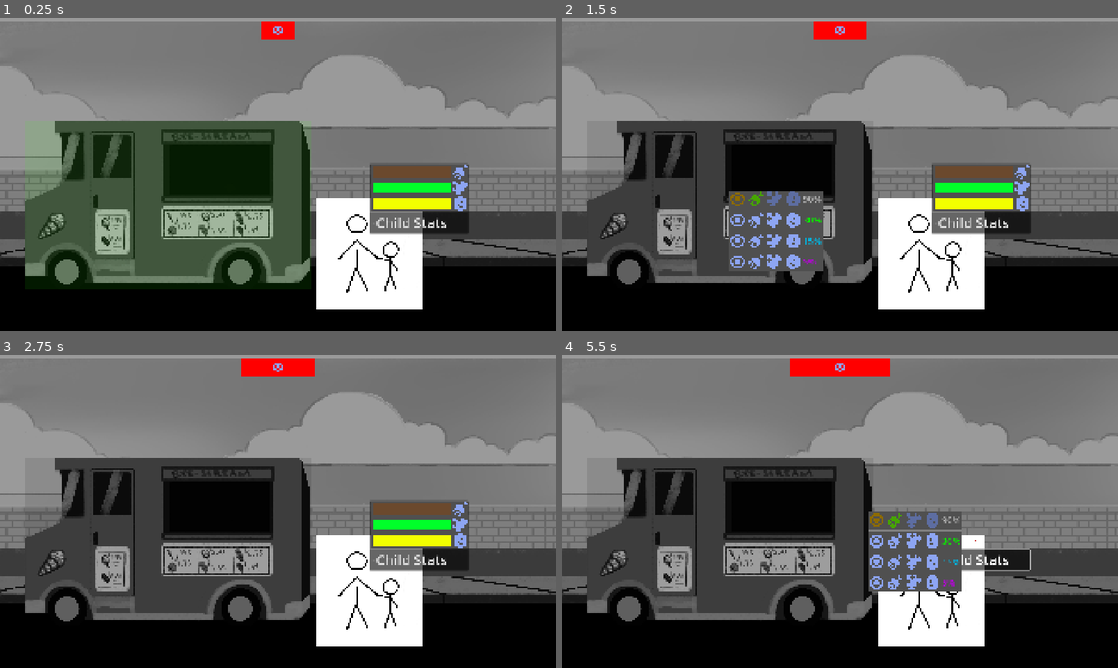
Above: before the commit, frames 1-4 (two rows, left to right).
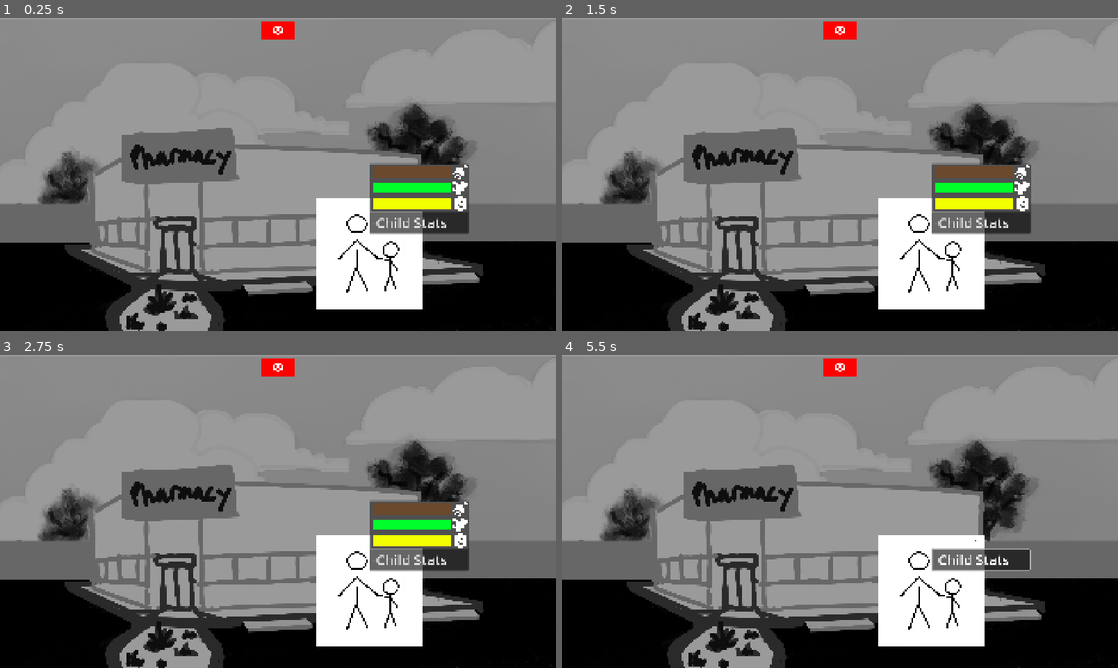
Above: after the commit, the same moments.

Repository: BatmenzDW/Watching-Us
Game: Godot game, scene res://Scenes/Location.tscn
Same seed, same stepped clock (60 frames per second), same inputs: the game is played once before the commit and once after it. The project has no main scene, so this scene is started directly.
Inputs (mouse positions are in pixels of both pictures, inside the frame that each line leads up to):
- Up to frame 1 (0.25 s): no input
- Up to frame 2 (1.5 s): tap Enter at 0.5 s; move the mouse to (728, 205) at 0.52 s; press the mouse at (728, 205) at 0.53 s; tap Space at 1.25 s; move the mouse to (728, 190) at 1.27 s; release the mouse at (728, 190) at 1.28 s; click (728, 190) at 1.35 s
- Up to frame 3 (2.75 s): move the mouse to (333, 442) at 2.02 s; press the mouse at (333, 442) at 2.03 s
- Up to frame 4 (5.5 s): tap Enter at 2.75, 4.25 s; move the mouse to (812, 574) at 2.77 s; release the mouse at (812, 574) at 2.78 s; click (812, 574) at 2.85 s; tap Space at 3.5, 5 s; move the mouse to (1006, 558) at 3.52 s; press the mouse at (1006, 558) at 3.53 s; move the mouse to (673, 464) at 4.27 s; release the mouse at (673, 464) at 4.28 s; click (673, 464) at 4.35 s; move the mouse to (867, 511) at 5.02 s; press the mouse at (867, 511) at 5.03 s

The runs differ from the first frame. In frame 1, 46% of the frame differs, in the area x 0-100%, y 1-100%; in frame 2, 44%; in frame 3, 43%; in frame 4, 47%.

Commit message:
Game Controller

Diff:
--- /dev/null
+++ b/Autoload/singleton/InputState.gd
@@ -0,0 +1,26 @@
+extends Node
+
+class_name InputState
+
+enum State
+{
+	MAP,
+	LEVEL,
+	WAIT
+}
+
+static var Instance : InputState
+
+static var current_state : State = State.MAP
+
+static func allow_input(state : State) -> bool:
+	return state == current_state
+
+static func set_state(state: State, delay : float = 0.5) -> void:
+	current_state = State.WAIT
+	if Instance:
+		await Instance.get_tree().create_timer(delay).timeout
+	current_state = state
+
+func _ready() -> void:
+	Instance = self
--- a/Objects/Characters/player.gd
+++ b/Objects/Characters/player.gd
@@ -51,7 +51,7 @@
 	happiness -= content * decay.happiness * delta
 
 
-func _apply_stats(stats : Stats) -> void:
+func _apply_stats(stats : Stats, _is_mult : bool = false) -> void:
 	hunger += stats.hunger
 	fun += stats.fun
 	happiness += stats.happiness
--- a/Objects/Interactable.tscn
+++ b/Objects/Interactable.tscn
@@ -5,7 +5,7 @@
 [sub_resource type="RectangleShape2D" id="RectangleShape2D_3hkng"]
 size = Vector2(40, 40)
 
-[node name="Interactable" type="Area2D"]
+[node name="Interactable" type="Area2D" groups=["location_elements"]]
 script = ExtResource("1_3hkng")
 metadata/_custom_type_script = "uid://b4j3em1jewc02"
 
--- a/Objects/interactable.gd
+++ b/Objects/interactable.gd
@@ -41,7 +41,7 @@
 }
 
 func _on_input_event(_viewport: Node, event: InputEvent, _shape_idx: int) -> void:
-	if event.is_action_pressed("left_click") and not _has_used:
+	if event.is_action_pressed("left_click") and not _has_used and InputState.allow_input(InputState.State.LEVEL):
 		_has_used = true
 		highlight.color = SPENT_COLOR
 		var rarities = Rarity.values()
@@ -54,7 +54,8 @@
 		_apply_values(stat_bundle[0])
 
 func _apply_values(stats: Stats) -> void:
-	SignalBus.apply_stats.emit(stats)
+	SignalBus.interact.emit()
+	SignalBus.apply_stats.emit(stats, false)
 
 func set_collision_shape(shape : Shape2D) -> void:
 	if collision:
--- a/Resources/Location_Data.gd
+++ b/Resources/Location_Data.gd
@@ -2,5 +2,7 @@
 
 class_name Location_Data
 
-@export var location : PackedScene
+@export var interactables : Array[Interactable_Data]
 @export var icons : Array[CompressedTexture2D]
+@export var mult_factor : float = 1.0
+@export var mult_type : Stats.Stat = Stats.Stat.PARANOIA
--- a/Resources/Location_Index.gd
+++ b/Resources/Location_Index.gd
@@ -3,3 +3,12 @@
 class_name Location_Index
 
 @export var location_lookup : Dictionary[String, Location_Data] = {}
+
+func get_(key : String) -> Location_Data:
+	return location_lookup[key]
+
+func contains(key : String) -> bool:
+	return key in location_lookup
+
+func keys() -> Array[String]:
+	return location_lookup.keys()
--- a/Objects/Stats.gd
+++ b/Resources/Stats.gd
@@ -5,3 +5,11 @@
 @export var fun : float
 @export var happiness : float
 @export var paranoia : float
+
+enum Stat
+{
+	HAPPINESS,
+	HUNGER,
+	FUN,
+	PARANOIA
+}
--- a/Resources/location_index.tres
+++ b/Resources/location_index.tres
@@ -1,13 +1,14 @@
-[gd_resource type="Resource" script_class="Location_Index" load_steps=6 format=3 uid="uid://btpkadm7mskr"]
+[gd_resource type="Resource" script_class="Location_Index" load_steps=7 format=3 uid="uid://btpkadm7mskr"]
 
 [ext_resource type="Script" uid="uid://co2njudqsbxqw" path="res://Resources/Location_Index.gd" id="1_fmtwi"]
 [ext_resource type="Script" uid="uid://cw4x4txcmedtn" path="res://Resources/Location_Data.gd" id="1_qqq2j"]
 [ext_resource type="Texture2D" uid="uid://bc5ejm3n8hd17" path="res://Assets/Icons/icon_meat.png" id="2_40yeg"]
-[ext_resource type="PackedScene" uid="uid://ba77hdstaid3" path="res://Scenes/Location.tscn" id="3_cm1qr"]
+[ext_resource type="Script" uid="uid://cn81403dij3yf" path="res://Resources/interactable_data.gd" id="3_cm1qr"]
+[ext_resource type="Resource" uid="uid://djumdmp2hu7ae" path="res://Scenes/Locations/IceCreamTruck.tres" id="4_6v6ut"]
 
 [sub_resource type="Resource" id="Resource_6v6ut"]
 script = ExtResource("1_qqq2j")
-location = ExtResource("3_cm1qr")
+interactables = Array[ExtResource("3_cm1qr")]([ExtResource("4_6v6ut")])
 icons = Array[CompressedTexture2D]([ExtResource("2_40yeg")])
 metadata/_custom_type_script = "uid://cw4x4txcmedtn"
 
--- /dev/null
+++ b/Scenes/Game.tscn
@@ -0,0 +1,26 @@
+[gd_scene load_steps=6 format=3 uid="uid://cdisbxckds82v"]
+
+[ext_resource type="Script" uid="uid://clrkrk0wkn2xh" path="res://Scenes/game_controller.gd" id="1_gl6un"]
+[ext_resource type="PackedScene" uid="uid://c64go4ir7wuwi" path="res://Scenes/Map_Controller/map_controller.tscn" id="2_j5yw3"]
+[ext_resource type="Resource" uid="uid://btpkadm7mskr" path="res://Resources/location_index.tres" id="2_kldst"]
+[ext_resource type="PackedScene" uid="uid://ba77hdstaid3" path="res://Scenes/Location.tscn" id="4_kldst"]
+[ext_resource type="PackedScene" uid="uid://b7eqbp3blodqq" path="res://UI/next_button.tscn" id="5_b2bpf"]
+
+[node name="Game" type="Node2D"]
+script = ExtResource("1_gl6un")
+location_index = ExtResource("2_kldst")
+
+[node name="MapController" parent="." instance=ExtResource("2_j5yw3")]
+metadata/_edit_lock_ = true
+
+[node name="Location" parent="." instance=ExtResource("4_kldst")]
+metadata/_edit_lock_ = true
+
+[node name="NextButton" parent="." instance=ExtResource("5_b2bpf")]
+offset_left = 1637.0
+offset_top = 825.0
+offset_right = 1904.0
+offset_bottom = 1067.0
+
+[connection signal="location_traversal" from="MapController" to="." method="_on_map_controller_location_traversal"]
+[connection signal="go_next" from="NextButton" to="." method="_leave_location"]
--- a/Scenes/Level.tscn
+++ /dev/null
@@ -1,34 +0,0 @@
-[gd_scene load_steps=7 format=3 uid="uid://cdisbxckds82v"]
-
-[ext_resource type="PackedScene" uid="uid://b73o7gyasv71e" path="res://UI/ParanoiaBar.tscn" id="1_0ba56"]
-[ext_resource type="PackedScene" uid="uid://v7eeb3wbfggi" path="res://Objects/Characters/Player.tscn" id="2_vsvp5"]
-[ext_resource type="PackedScene" uid="uid://w5wknmm2d2dw" path="res://Objects/Interactable.tscn" id="3_8rbpu"]
-
-[sub_resource type="Gradient" id="Gradient_sfrck"]
-offsets = PackedFloat32Array(0.42, 1)
-colors = PackedColorArray(0.49803922, 0.63529414, 0.50980395, 1, 0.21960784, 1, 0.4862745, 1)
-
-[sub_resource type="GradientTexture2D" id="GradientTexture2D_0ba56"]
-gradient = SubResource("Gradient_sfrck")
-
-[sub_resource type="RectangleShape2D" id="RectangleShape2D_8rbpu"]
-size = Vector2(50, 50)
-
-[node name="Level" type="Node2D"]
-
-[node name="ParanoiaBar" parent="." instance=ExtResource("1_0ba56")]
-
-[node name="Background" type="Sprite2D" parent="."]
-position = Vector2(319, 179.5)
-scale = Vector2(10.03125, 5.609375)
-texture = SubResource("GradientTexture2D_0ba56")
-
-[node name="Player" parent="." instance=ExtResource("2_vsvp5")]
-position = Vector2(323, 209)
-scale = Vector2(0.25, 0.25)
-
-[node name="Interactable" parent="." instance=ExtResource("3_8rbpu")]
-position = Vector2(110, 207)
-
-[node name="CollisionShape2D2" type="CollisionShape2D" parent="Interactable"]
-shape = SubResource("RectangleShape2D_8rbpu")
--- a/Scenes/Location.tscn
+++ b/Scenes/Location.tscn
@@ -1,8 +1,6 @@
-[gd_scene load_steps=10 format=3 uid="uid://ba77hdstaid3"]
+[gd_scene load_steps=8 format=3 uid="uid://ba77hdstaid3"]
 
 [ext_resource type="Script" uid="uid://cgt043qnx762a" path="res://Scenes/location.gd" id="1_tx5l4"]
-[ext_resource type="Script" uid="uid://cn81403dij3yf" path="res://Resources/interactable_data.gd" id="2_643fp"]
-[ext_resource type="Resource" uid="uid://djumdmp2hu7ae" path="res://Scenes/Locations/IceCreamTruck.tres" id="4_643fp"]
 [ext_resource type="PackedScene" uid="uid://b73o7gyasv71e" path="res://UI/ParanoiaBar.tscn" id="4_a48fp"]
 [ext_resource type="PackedScene" uid="uid://v7eeb3wbfggi" path="res://Objects/Characters/Player.tscn" id="5_mbtcl"]
 [ext_resource type="Texture2D" uid="uid://cjoi58qlx7bqb" path="res://Assets/Locations/Pharmacy.jpg" id="6_tx5l4"]
@@ -14,7 +12,6 @@
 
 [node name="Location" type="Node2D"]
 script = ExtResource("1_tx5l4")
-interactables = Array[ExtResource("2_643fp")]([ExtResource("4_643fp")])
 
 [node name="Preview" parent="." instance=ExtResource("8_cv846")]
 unique_name_in_owner = true
--- a/Scenes/Locations/IceCreamTruck.tres
+++ b/Scenes/Locations/IceCreamTruck.tres
@@ -1,7 +1,7 @@
 [gd_resource type="Resource" script_class="Interactable_Data" load_steps=9 format=3 uid="uid://djumdmp2hu7ae"]
 
 [ext_resource type="Script" uid="uid://cn81403dij3yf" path="res://Resources/interactable_data.gd" id="1_8wb5a"]
-[ext_resource type="Script" uid="uid://cbpqxd0g56685" path="res://Objects/Stats.gd" id="2_7k7w0"]
+[ext_resource type="Script" uid="uid://cbpqxd0g56685" path="res://Resources/Stats.gd" id="2_7k7w0"]
 [ext_resource type="Texture2D" uid="uid://cijvu5nbgw7cx" path="res://Assets/Locations/IceCream_Truck.jpg" id="2_t5mse"]
 
 [sub_resource type="RectangleShape2D" id="RectangleShape2D_8wb5a"]
--- a/Scenes/Locations/Library.tres
+++ b/Scenes/Locations/Library.tres
@@ -1,6 +1,6 @@
 [gd_resource type="Resource" script_class="Interactable_Data" load_steps=7 format=3 uid="uid://dg67l7xi226ve"]
 
-[ext_resource type="Script" uid="uid://cbpqxd0g56685" path="res://Objects/Stats.gd" id="1_0nkhi"]
+[ext_resource type="Script" uid="uid://cbpqxd0g56685" path="res://Resources/Stats.gd" id="1_0nkhi"]
 [ext_resource type="Script" uid="uid://cn81403dij3yf" path="res://Resources/interactable_data.gd" id="2_n37ur"]
 [ext_resource type="Texture2D" uid="uid://t1j2scvkd5cm" path="res://Assets/Locations/Library.jpg" id="3_0nkhi"]
 
--- a/Scenes/Locations/Park/Dog.tres
+++ b/Scenes/Locations/Park/Dog.tres
@@ -1,7 +1,7 @@
 [gd_resource type="Resource" script_class="Interactable_Data" load_steps=6 format=3 uid="uid://brrh2edscax8k"]
 
 [ext_resource type="Script" uid="uid://cn81403dij3yf" path="res://Resources/interactable_data.gd" id="1_aojcv"]
-[ext_resource type="Script" uid="uid://cbpqxd0g56685" path="res://Objects/Stats.gd" id="2_66tvg"]
+[ext_resource type="Script" uid="uid://cbpqxd0g56685" path="res://Resources/Stats.gd" id="2_66tvg"]
 
 [sub_resource type="Resource" id="Resource_t5mse"]
 script = ExtResource("2_66tvg")
--- a/Scenes/Locations/Park/Park.tres
+++ b/Scenes/Locations/Park/Park.tres
@@ -2,7 +2,7 @@
 
 [ext_resource type="Script" uid="uid://cn81403dij3yf" path="res://Resources/interactable_data.gd" id="1_rn273"]
 [ext_resource type="Resource" uid="uid://brrh2edscax8k" path="res://Scenes/Locations/Park/Dog.tres" id="2_64npw"]
-[ext_resource type="Script" uid="uid://cbpqxd0g56685" path="res://Objects/Stats.gd" id="3_5sco3"]
+[ext_resource type="Script" uid="uid://cbpqxd0g56685" path="res://Resources/Stats.gd" id="3_5sco3"]
 [ext_resource type="Texture2D" uid="uid://bydldpex1kv72" path="res://Assets/Locations/Park.jpg" id="4_wewbv"]
 
 [sub_resource type="Resource" id="Resource_t5mse"]
--- a/Scenes/Locations/Pharmacy.tres
+++ b/Scenes/Locations/Pharmacy.tres
@@ -1,7 +1,7 @@
 [gd_resource type="Resource" script_class="Interactable_Data" load_steps=7 format=3 uid="uid://yoru3agxq403"]
 
 [ext_resource type="Script" uid="uid://cn81403dij3yf" path="res://Resources/interactable_data.gd" id="1_ljdyh"]
-[ext_resource type="Script" uid="uid://cbpqxd0g56685" path="res://Objects/Stats.gd" id="2_xvmgv"]
+[ext_resource type="Script" uid="uid://cbpqxd0g56685" path="res://Resources/Stats.gd" id="2_xvmgv"]
 [ext_resource type="Texture2D" uid="uid://cjoi58qlx7bqb" path="res://Assets/Locations/Pharmacy.jpg" id="3_ljdyh"]
 
 [sub_resource type="Resource" id="Resource_t5mse"]
--- /dev/null
+++ b/Scenes/game_controller.gd
@@ -0,0 +1,46 @@
+extends Node2D
+
+@export var location_index : Location_Index
+
+@onready var map: MapController = $MapController
+@onready var location: Location = $Location
+@onready var next_button: NextButton = $NextButton
+
+var interacts_count : int = 0
+
+func _ready() -> void:
+	location.visible = false
+	next_button.visible = false
+	InputState.set_state(InputState.State.MAP)
+	SignalBus.interact.connect(_on_interact)
+
+# move to new location
+func _on_map_controller_location_traversal(selected_location: String) -> void:
+	if not location_index.contains(selected_location):
+		selected_location = location_index.keys()[0]
+
+	var data : Location_Data = location_index.get_(selected_location)
+	var inters : Array[Interactable_Data] = data.interactables
+	for inte in inters:
+		location.load_data(inte)
+
+	next_button.setup(data.mult_factor, data.mult_type)
+
+	interacts_count = 0
+	location.visible = true
+	next_button.visible = true
+	InputState.set_state(InputState.State.LEVEL)
+
+func _on_interact() -> void:
+	interacts_count += 1
+	next_button.on_interactable_interact(interacts_count + 1)
+
+func _leave_location() -> void:
+	if interacts_count < 1:
+		return
+
+	location.unload()
+	next_button.visible = false
+	location.visible = false
+	map.map_controller_active_state()
+	InputState.set_state(InputState.State.MAP)
--- a/Scenes/location.gd
+++ b/Scenes/location.gd
@@ -2,14 +2,8 @@
 
 class_name Location
 
-@export var interactables : Array[Interactable_Data]
-
 @onready var background: Sprite2D = $Background
 @onready var preview: Interactable_Preview = %Preview
-
-func _ready() -> void:
-	for data in interactables:
-		load_data(data)
 
 func load_data(data : Interactable_Data, is_child : bool = false):
 	var interactable : Interactable
@@ -57,3 +51,9 @@
 		sprite.texture = data.texture
 		sprite.position = data.texture_position
 		sprite.scale = data.texture_scale
+
+func unload() -> void:
+	var nodes_to_remove = get_tree().get_nodes_in_group("location_elements")
+
+	for node in nodes_to_remove:
+		node.queue_free()
--- a/Scripts/Map_Controller/map_controller.gd
+++ b/Scripts/Map_Controller/map_controller.gd
@@ -1,6 +1,8 @@
 extends Node2D
 
-signal location_traversal
+class_name MapController
+
+signal location_traversal(selected_location: String)
 
 #This script will act sort of like an API from the rest of the program as everything is self contained where it can pass the active state to the Map Controller.
 var map_controller_state: int = 1
@@ -13,21 +15,21 @@
 	%TravelMap._gen_new_map()
 
 #This will be in case we want the user to be able to view the upcoming map but not traverse it, if they are at a location
-func _map_controller_active_state_view():
+func map_controller_active_state_view():
 	map_controller_state = 2
 	self.visible = true
 
 #This will be to traverse the map to a new location.
-func _map_controller_active_state():
+func map_controller_active_state():
 	map_controller_state = 1
 	self.visible = true
 
-func _map_controller_end_active_state(selected_location):
+func _map_controller_end_active_state(selected_location : String):
 	location_traversal.emit(selected_location)
 	map_controller_state = 0
 	self.visible = false
 
-func _node_traversal(current_cell,selected_location):
+func _node_traversal(current_cell, selected_location : String):
 	%CursorMap.clear()
 	%CurrentPosition.clear()
 	SingTravelMap.current_node_position = current_cell
@@ -58,7 +60,7 @@
 	#----------------
 	# Mouse click
 	#----------------
-	if(map_controller_state == 1 and event is InputEventMouseButton and event.pressed and event.button_index == MOUSE_BUTTON_LEFT):
+	if(map_controller_state == 1 and event is InputEventMouseButton and event.pressed and event.button_index == MOUSE_BUTTON_LEFT and InputState.allow_input(InputState.State.MAP)):
 		#get mouse positon and change it to map coords
 		var current_mouse_pos = get_global_mouse_position()
 		var current_cell = %CursorMap.local_to_map(current_mouse_pos)
--- a/SignalBus.gd
+++ b/SignalBus.gd
@@ -1,4 +1,6 @@
 extends Node
 
-@warning_ignore("unused_signal")
-signal apply_stats(hunger: float, fun: float, happiness: float, paranoia: float)
+@warning_ignore_start("unused_signal")
+signal apply_stats(stats : Stats, is_mult : bool)
+
+signal interact
--- a/UI/InteractablePreview.tscn
+++ b/UI/InteractablePreview.tscn
@@ -7,7 +7,7 @@
 [ext_resource type="Texture2D" uid="uid://dy3humxav1cu0" path="res://Assets/Icons/icon_face.png" id="5_il1x8"]
 
 [node name="Control" type="MarginContainer"]
-z_index = 5
+z_index = 11
 custom_minimum_size = Vector2(200, 200)
 offset_right = 325.0
 offset_bottom = 276.0
--- a/UI/interactable_preview.gd
+++ b/UI/interactable_preview.gd
@@ -32,7 +32,7 @@
 const EPIC_COLOR : Color = Color(0xbb00e0ff)
 
 const POS_COLOR : Color = Color.CHARTREUSE
-const NEUT_COLOR : Color = Color.DARK_GRAY
+const NEUT_COLOR : Color = Color.BLACK
 const WEAK_NEG_COLOR : Color = Color.YELLOW
 const MID_NEG_COLOR : Color = Color.ORANGE
 const STRONG_NEG_COLOR : Color = Color.RED
@@ -57,7 +57,8 @@
 		visible = false
 		return
 	visible = true
-	_setup(stat_bundle)
+	if len(stat_bundle) == 4:
+		_setup(stat_bundle)
 
 func _get_color(val:float, inv:bool=false) -> Color:
 	if inv:
@@ -84,8 +85,6 @@
 	fun_1.modulate = _get_color(stats_1.fun)
 	happiness_1.modulate = _get_color(stats_1.happiness)
 
-
-
 func _ready() -> void:
 	_init_setup()
 
--- /dev/null
+++ b/UI/next_button.gd
@@ -0,0 +1,73 @@
+extends VBoxContainer
+
+class_name NextButton
+
+signal go_next
+
+const ICON_HAPPINESS = preload("uid://dy3humxav1cu0")
+const ICON_HUNGER = preload("uid://bc5ejm3n8hd17")
+const ICON_FUN = preload("uid://5c386rwed2jm")
+const ICON_PARANOIA = preload("uid://buqm8llj1pqrm")
+
+@onready var next_button: TextureButton = $TextureButton
+@onready var progress_label: Label = $TextureButton/Label
+
+@onready var mult_label: Label = $HBoxContainer/Label
+@onready var mult_icon: TextureRect = $HBoxContainer/TextureRect
+
+var mult : float = 1.0
+var _type : Stats.Stat
+
+func setup(mult_val : float, type : Stats.Stat) -> void:
+	mult = mult_val
+	match type:
+		Stats.Stat.HAPPINESS:
+			mult_icon.texture = ICON_HAPPINESS
+		Stats.Stat.HUNGER:
+			mult_icon.texture = ICON_HUNGER
+		Stats.Stat.FUN:
+			mult_icon.texture = ICON_FUN
+		Stats.Stat.PARANOIA:
+			mult_icon.texture = ICON_PARANOIA
+	_type = type
+
+	reset()
+
+func reset() -> void:
+	next_button.disabled = true
+	progress_label.visible = true
+	mult_label.text = "1.0x - "
+
+func on_interactable_interact(new_count : int) -> void:
+	var times : float = mult * new_count
+	mult_label.text = "%.1fx - " % times
+
+	if new_count >= 1:
+		next_button.disabled = false
+		progress_label.visible = false
+
+func _on_texture_button_pressed() -> void:
+	if InputState.allow_input(InputState.State.LEVEL):
+		go_next.emit()
+
+func _ready() -> void:
+	SignalBus.apply_stats.connect(_on_apply_stats)
+
+func _on_apply_stats(stats: Stats, is_mult : bool = false) -> void:
+	# if recursive call
+	if is_mult:
+		return
+
+	var times = mult - 1.0
+	var new_stats : Stats = Stats.new()
+	match _type:
+		Stats.Stat.HAPPINESS:
+			new_stats.happiness = stats.happiness * times
+		Stats.Stat.HUNGER:
+			new_stats.hunger = stats.hunger * times
+		Stats.Stat.FUN:
+			new_stats.fun = stats.fun * times
+		Stats.Stat.PARANOIA:
+			new_stats.paranoia = stats.paranoia * times
+
+	SignalBus.apply_stats.emit(new_stats, true)
--- /dev/null
+++ b/UI/next_button.tscn
@@ -0,0 +1,68 @@
+[gd_scene load_steps=8 format=3 uid="uid://b7eqbp3blodqq"]
+
+[ext_resource type="Script" uid="uid://cfm7shs2firem" path="res://UI/next_button.gd" id="1_8h5vb"]
+[ext_resource type="Texture2D" uid="uid://b7pe4ij7m2i1a" path="res://Assets/Icons/green_icon_play.png" id="1_dyaqy"]
+[ext_resource type="Texture2D" uid="uid://bc5ejm3n8hd17" path="res://Assets/Icons/icon_meat.png" id="1_y73sj"]
+[ext_resource type="Texture2D" uid="uid://bhga0gp66c578" path="res://Assets/Icons/blue_icon_play.png" id="2_y73sj"]
+[ext_resource type="Texture2D" uid="uid://vvivkxqrq787" path="res://Assets/Icons/red_icon_play.png" id="3_8h5vb"]
+
+[sub_resource type="InputEventKey" id="InputEventKey_dyaqy"]
+device = -1
+keycode = 4194309
+
+[sub_resource type="Shortcut" id="Shortcut_y73sj"]
+events = [SubResource("InputEventKey_dyaqy")]
+
+[node name="Next Button" type="VBoxContainer"]
+z_index = 4
+offset_right = 16.0
+offset_bottom = 20.0
+alignment = 1
+script = ExtResource("1_8h5vb")
+
+[node name="HBoxContainer" type="HBoxContainer" parent="."]
+layout_mode = 2
+theme_override_constants/separation = 0
+alignment = 1
+
+[node name="Label" type="Label" parent="HBoxContainer"]
+custom_minimum_size = Vector2(175, 0)
+layout_mode = 2
+theme_override_font_sizes/font_size = 64
+text = "1.0x - "
+horizontal_alignment = 1
+vertical_alignment = 1
+
+[node name="TextureRect" type="TextureRect" parent="HBoxContainer"]
+layout_mode = 2
+texture = ExtResource("1_y73sj")
+expand_mode = 2
+stretch_mode = 5
+
+[node name="TextureButton" type="TextureButton" parent="."]
+custom_minimum_size = Vector2(150, 150)
+layout_mode = 2
+disabled = true
+shortcut = SubResource("Shortcut_y73sj")
+texture_normal = ExtResource("1_dyaqy")
+texture_pressed = ExtResource("2_y73sj")
+texture_disabled = ExtResource("3_8h5vb")
+stretch_mode = 5
+
+[node name="Label" type="Label" parent="TextureButton"]
+layout_mode = 1
+anchors_preset = 15
+anchor_right = 1.0
+anchor_bottom = 1.0
+offset_left = 61.0
+offset_top = 13.0
+offset_right = -77.0
+offset_bottom = -12.0
+grow_horizontal = 2
+grow_vertical = 2
+theme_override_font_sizes/font_size = 48
+text = "0 / 1"
+horizontal_alignment = 1
+vertical_alignment = 1
+
+[connection signal="pressed" from="TextureButton" to="." method="_on_texture_button_pressed"]
--- a/UI/paranoia_bar.gd
+++ b/UI/paranoia_bar.gd
@@ -30,5 +30,5 @@
 
 		current_val += speed * delta * (current_val - target_val)
 
-func _on_apply_stats(stats: Stats) -> void:
+func _on_apply_stats(stats: Stats, _is_mult : bool = false) -> void:
 	set_target_val(target_val + stats.paranoia)
--- a/project.godot
+++ b/project.godot
@@ -26,8 +26,13 @@
 
 window/size/viewport_width=1920
 window/size/viewport_height=1080
+window/size/mode=2
 window/stretch/mode="canvas_items"
 window/stretch/aspect="ignore"
+
+[global_group]
+
+location_elements=""
 
 [input]
 
Binary file added: Assets/Icons/blue_icon_play.png
Not shown, added: Assets/Icons/blue_icon_play.png.import
Binary file added: Assets/Icons/green_icon_play.png
Not shown, added: Assets/Icons/green_icon_play.png.import
Binary file changed: Assets/Icons/icon_face.png
Binary file changed: Assets/Icons/icon_meat.png
Binary file changed: Assets/Icons/icon_puzzle.png
Binary file changed: Assets/Icons/icon_visibility.png
Binary file added: Assets/Icons/red_icon_play.png
Not shown, added: Assets/Icons/red_icon_play.png.import
Not shown, added: Autoload/singleton/InputState.gd.uid
Renamed: Objects/Stats.gd.uid -> Resources/Stats.gd.uid
(and 2 more such lines)
